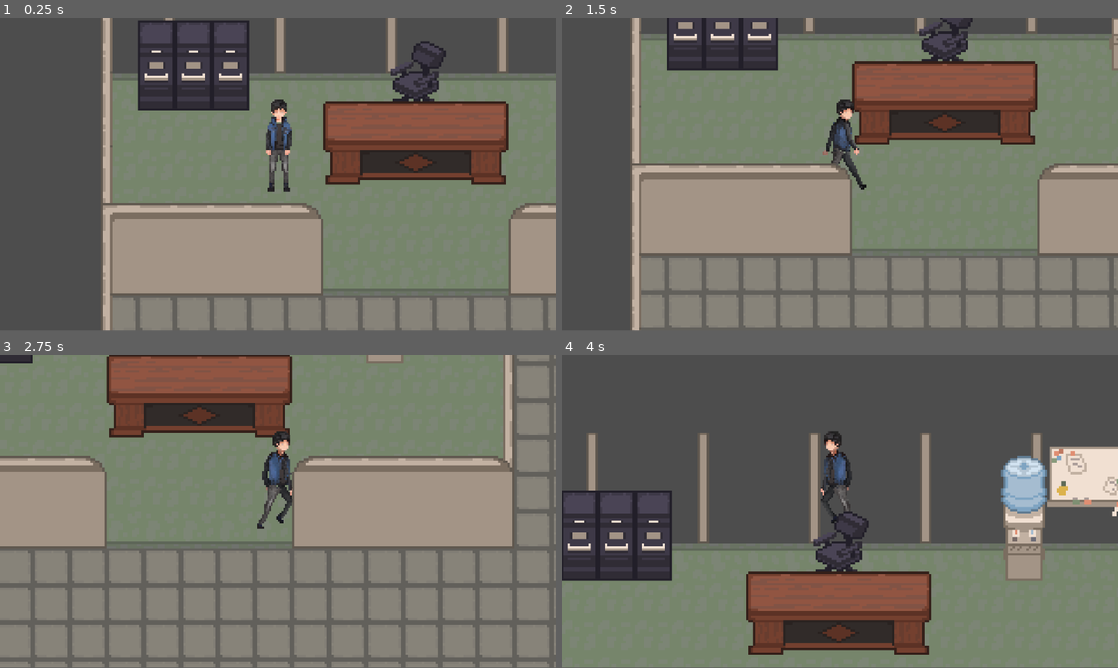
Above: before the commit, frames 1-4 (two rows, left to right).
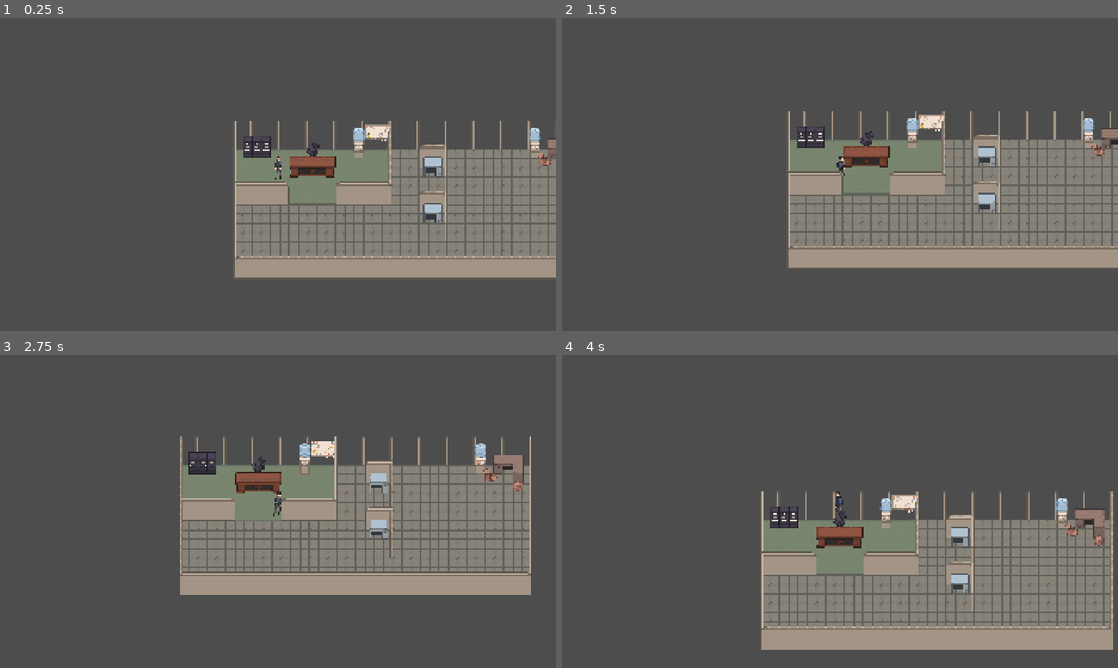
Above: after the commit, the same moments.

Repository: dh2650-overworked/Overworked
Game: Godot game, scene res://scenes/levels/office.tscn
Two runs of this game, one before a commit and one after it. Both use one fixed random seed, a clock stepped at 60 frames per second and the inputs below.
Inputs (mouse positions are in pixels of both pictures, inside the frame that each line leads up to):
- Up to frame 1 (0.25 s): no input
- Up to frame 2 (1.5 s): tap Enter at 0.5 s; move the mouse to (962, 158) at 0.52 s; hold D (move_right) 0.53-1.28 s; tap R at 0.6 s; move the mouse to (728, 190) at 1.27 s; hold S (move_back) from 1.28 s (still down); tap F at 1.35 s
- Up to frame 3 (2.75 s): move the mouse to (333, 442) at 2.02 s; release S (move_back) at 2.03 s; hold D (move_right) from 2.03 s (still down); tap T at 2.1 s
- Up to frame 4 (4 s): move the mouse to (812, 574) at 2.77 s; release D (move_right) at 2.78 s; hold W (move_forward) 2.78-3.53 s; tap R at 2.85 s; move the mouse to (1006, 558) at 3.52 s; hold A (move_left) from 3.53 s (still down); tap F at 3.6 s
In our replay, the window is 800x449 before the commit and 800x450 after it. These sizes can differ from the game's own. Grey fills any space a smaller window leaves; there, only what the larger window draws over its background counts as a difference.

The runs differ from the first frame. In frame 1, 56% of the frame differs, in the area x 18-100%, y 0-100%; in frame 2, 68%; in frame 3, 84%, in the area x 0-100%, y 0-100%; in frame 4, 45%.

Commit message:
fixed the issues #6

Diff:
--- a/project.godot
+++ b/project.godot
@@ -17,8 +17,8 @@
 
 [display]
 
-window/size/viewport_width=480
-window/size/viewport_height=270
+window/size/viewport_width=1920
+window/size/viewport_height=1080
 window/size/window_width_override=1280
 window/size/window_height_override=720
 window/stretch/mode="canvas_items"
--- /dev/null
+++ b/scenes/pc/DesktopPanel.gd
@@ -0,0 +1,21 @@
+extends Panel
+
+@onready var document_app: Button = $"Document app"
+@onready var document_window: Window = $"Document app/DocumentWindow"
+
+# Called when the node enters the scene tree for the first time.
+func _ready() -> void:
+	document_window.hide()
+
+
+# Called every frame. 'delta' is the elapsed time since the previous frame.
+func _process(delta: float) -> void:
+	pass
+
+
+func _on_document_window_close_requested() -> void:
+	document_window.hide()
+
+
+func _on_document_app_pressed() -> void:
+	document_window.show()
--- /dev/null
+++ b/scenes/pc/Document_app.gd
@@ -0,0 +1,11 @@
+extends Window
+
+
+# Called when the node enters the scene tree for the first time.
+func _ready() -> void:
+	pass # Replace with function body.
+
+
+# Called every frame. 'delta' is the elapsed time since the previous frame.
+func _process(delta: float) -> void:
+	pass
--- /dev/null
+++ b/scenes/pc/canvas_layer.gd
@@ -0,0 +1,6 @@
+extends CanvasLayer
+
+
+# Called when the node enters the scene tree for the first time.
+func _ready() -> void:
+	get_viewport().size = DisplayServer.screen_get_size()
--- /dev/null
+++ b/scenes/pc/document_window.gd
@@ -0,0 +1,34 @@
+extends Window
+
+
+var active_text = null
+var current_letter_index: int = -1
+
+
+func find_new_active_text(typed_character: String):
+	var prompt = $TextReport.get_prompt()
+	if prompt.substr(0,1) == typed_character:
+		active_text = $TextReport
+		current_letter_index = 1
+		active_text.set_next_character(current_letter_index)
+		print("New Text!")
+
+func _unhandled_input(event: InputEvent) -> void:
+	if event is InputEventKey and event.is_pressed():
+		var typed_event = event as InputEventKey
+		var key_typed = PackedByteArray([typed_event.unicode]).get_string_from_utf8()
+		print(key_typed)
+
+		if active_text == null:
+			find_new_active_text(key_typed)
+		else:
+			var prompt = active_text.get_prompt()
+			var next_character = prompt.substr(current_letter_index,1)
+			if key_typed == next_character:
+				print("you right")
+				current_letter_index += 1
+				active_text.set_next_character(current_letter_index)
+				if current_letter_index == prompt.length():
+					current_letter_index =-1
+			else:
+				print("incorrectly typed %s instead of %s" % [key_typed, next_character])
--- /dev/null
+++ b/scenes/pc/mouse.gd
@@ -0,0 +1,11 @@
+extends Sprite2D
+
+
+# Called when the node enters the scene tree for the first time.
+func _ready() -> void:
+	pass # Replace with function body.
+
+
+# Called every frame. 'delta' is the elapsed time since the previous frame.
+func _physics_process(delta: float) -> void:
+	global_position = lerp(global_position, get_global_mouse_position(), 16.5 *delta)
--- /dev/null
+++ b/scenes/pc/mouse_cursor.gd
@@ -0,0 +1,11 @@
+extends Sprite2D
+
+
+# Called when the node enters the scene tree for the first time.
+func _ready() -> void:
+	Input.set_mouse_mode(Input.MOUSE_MODE_HIDDEN)
+
+
+# Called every frame. 'delta' is the elapsed time since the previous frame.
+func _physics_process(delta: float) -> void:
+	global_position = lerp(global_position, get_global_mouse_position(), 16.5 *delta)
--- /dev/null
+++ b/scenes/pc/mouse_cursor.tscn
@@ -0,0 +1,95 @@
+[gd_scene format=3 uid="uid://bo5egueigev85"]
+
+[ext_resource type="Texture2D" uid="uid://ddsawxs0j3rki" path="res://Assets/desktop_start_logo_place_holder_hover.png" id="1_pwj4x"]
+[ext_resource type="Texture2D" uid="uid://c1wx05qdjxtha" path="res://Assets/desktop_start_logo_place_holder.png" id="2_a2vgd"]
+[ext_resource type="Texture2D" uid="uid://bj2dyhdlmur3r" path="res://Assets/8_white.png" id="3_wnbnb"]
+
+[sub_resource type="StyleBoxFlat" id="StyleBoxFlat_wsi6r"]
+
+[sub_resource type="StyleBoxTexture" id="StyleBoxTexture_0h78p"]
+texture_margin_left = 2.0
+texture_margin_top = 2.0
+texture_margin_right = 2.0
+texture_margin_bottom = 2.0
+
+[sub_resource type="StyleBoxTexture" id="StyleBoxTexture_2b4ws"]
+texture = ExtResource("1_pwj4x")
+
+[sub_resource type="StyleBoxTexture" id="StyleBoxTexture_53qcj"]
+
+[node name="PC_scene" type="Control" unique_id=1514691639]
+layout_mode = 3
+anchors_preset = 15
+anchor_right = 1.0
+anchor_bottom = 1.0
+grow_horizontal = 2
+grow_vertical = 2
+
+[node name="ColorRect" type="ColorRect" parent="." unique_id=451289161]
+layout_mode = 1
+anchors_preset = 15
+anchor_right = 1.0
+anchor_bottom = 1.0
+grow_horizontal = 2
+grow_vertical = 2
+color = Color(0.21568628, 0.47058824, 1, 1)
+
+[node name="Panel" type="Panel" parent="." unique_id=242645272]
+layout_mode = 1
+anchors_preset = 12
+anchor_top = 1.0
+anchor_right = 1.0
+anchor_bottom = 1.0
+offset_top = -60.0
+grow_horizontal = 2
+grow_vertical = 0
+theme_override_styles/panel = SubResource("StyleBoxFlat_wsi6r")
+
+[node name="Button" type="Button" parent="Panel" unique_id=51549926]
+layout_mode = 0
+offset_left = 336.0
+offset_top = 5.0
+offset_right = 392.0
+offset_bottom = 55.0
+theme_override_colors/font_color = Color(0, 0, 0, 1)
+theme_override_styles/normal = SubResource("StyleBoxTexture_0h78p")
+theme_override_styles/hover = SubResource("StyleBoxTexture_2b4ws")
+text = "Start"
+icon = ExtResource("2_a2vgd")
+
+[node name="Panel" type="Panel" parent="Panel" unique_id=243261286]
+layout_mode = 1
+anchors_preset = 3
+anchor_left = 1.0
+anchor_top = 1.0
+anchor_right = 1.0
+anchor_bottom = 1.0
+offset_left = -156.0
+offset_top = -50.0
+offset_right = -7.0
+offset_bottom = -8.0
+grow_horizontal = 0
+grow_vertical = 0
+theme_override_styles/panel = SubResource("StyleBoxTexture_53qcj")
+
+[node name="Label" type="Label" parent="Panel/Panel" unique_id=185551419]
+layout_mode = 1
+anchors_preset = 8
+anchor_left = 0.5
+anchor_top = 0.5
+anchor_right = 0.5
+anchor_bottom = 0.5
+offset_left = -20.0
+offset_top = -11.5
+offset_right = 20.0
+offset_bottom = 11.5
+grow_horizontal = 2
+grow_vertical = 2
+theme_override_colors/font_color = Color(0.06666667, 0.06666667, 0.06666667, 1)
+theme_override_font_sizes/font_size = 28
+text = "13:30"
+
+[node name="Sprite2D" type="Sprite2D" parent="." unique_id=794660348]
+z_index = 4096
+texture = ExtResource("3_wnbnb")
+offset = Vector2(6, 11)
--- /dev/null
+++ b/scenes/pc/node_2d.tscn
@@ -0,0 +1,3 @@
+[gd_scene format=3 uid="uid://d3ac6yufakl0y"]
+
+[node name="Node2D" type="Node2D" unique_id=1077248794]
--- /dev/null
+++ b/scenes/pc/pc_scene.gd
@@ -0,0 +1,27 @@
+extends Control
+
+@onready var mouse_cursor = load("uid://bj2dyhdlmur3r")
+var pc_mouse_pos:Vector2 = Vector2.ZERO
+# Called when the node enters the scene tree for the first time.
+func _ready() -> void:
+	anchor_left = 0.0
+	anchor_top = 0.0
+	anchor_right = 1.0
+	anchor_bottom = 1.0
+	offset_left = 0
+	offset_top = 0
+	offset_right = 0
+	offset_bottom = 0
+
+	# Load the texture from your sprite's texture
+	 # Set it as the custom cursor
+	Input.set_custom_mouse_cursor(mouse_cursor)
+
+
+# Called every frame. 'delta' is the elapsed time since the previous frame.
+func _process(delta: float) -> void:
+	pass
+
+
+func update_cursor_pos():
+	mouse_cursor.position = pc_mouse_pos
--- /dev/null
+++ b/scenes/pc/pc_scene.tscn
@@ -0,0 +1,190 @@
+[gd_scene format=3 uid="uid://dgku621g67xcf"]
+
+[ext_resource type="Script" uid="uid://mh8rywwor81" path="res://scenes/pc/pc_scene.gd" id="1_nf6t2"]
+[ext_resource type="Texture2D" uid="uid://chsvpi8ma8kok" path="res://assets/pc_assets/note.png" id="2_0h78p"]
+[ext_resource type="Texture2D" uid="uid://c4fxg5aoki2xv" path="res://assets/pc_assets/hover_effect.png" id="2_wsi6r"]
+[ext_resource type="Script" uid="uid://daj1flfo27h8h" path="res://scenes/pc/DesktopPanel.gd" id="3_rudg7"]
+[ext_resource type="Texture2D" uid="uid://cnf7g2eig3cm5" path="res://assets/pc_assets/Logo_idle.png" id="3_wsi6r"]
+[ext_resource type="Texture2D" uid="uid://bj2dyhdlmur3r" path="res://assets/pc_assets/8_white.png" id="4_2b4ws"]
+[ext_resource type="Script" uid="uid://cew37lw0u7r6a" path="res://scenes/pc/document_window.gd" id="6_nle26"]
+[ext_resource type="Texture2D" uid="uid://c02ls52tu7j50" path="res://assets/pc_assets/Document_bg_place_holder.png" id="7_kmvur"]
+[ext_resource type="Script" uid="uid://ne1euxo8wihp" path="res://scenes/pc/text_report.gd" id="8_khb6m"]
+
+[sub_resource type="StyleBoxTexture" id="StyleBoxTexture_6qbwl"]
+
+[sub_resource type="StyleBoxTexture" id="StyleBoxTexture_p0rpn"]
+
+[sub_resource type="StyleBoxTexture" id="StyleBoxTexture_c0lli"]
+texture = ExtResource("2_wsi6r")
+
+[sub_resource type="StyleBoxTexture" id="StyleBoxTexture_0qnic"]
+
+[sub_resource type="StyleBoxFlat" id="StyleBoxFlat_wsi6r"]
+
+[sub_resource type="StyleBoxTexture" id="StyleBoxTexture_err2h"]
+
+[sub_resource type="StyleBoxTexture" id="StyleBoxTexture_wsi6r"]
+
+[sub_resource type="StyleBoxTexture" id="StyleBoxTexture_2b4ws"]
+texture = ExtResource("2_wsi6r")
+
+[sub_resource type="StyleBoxTexture" id="StyleBoxTexture_53qcj"]
+
+[node name="PC_scene" type="Control" unique_id=1514691639]
+layout_mode = 3
+anchors_preset = 15
+anchor_right = 1.0
+anchor_bottom = 1.0
+grow_horizontal = 2
+grow_vertical = 2
+script = ExtResource("1_nf6t2")
+
+[node name="pc_background" type="ColorRect" parent="." unique_id=451289161]
+layout_mode = 1
+anchors_preset = 15
+anchor_right = 1.0
+anchor_bottom = 1.0
+grow_horizontal = 2
+grow_vertical = 2
+color = Color(0.21568628, 0.47058824, 1, 1)
+
+[node name="DesktopPanel" type="Panel" parent="." unique_id=152184024]
+layout_mode = 0
+offset_left = 2.0
+offset_top = -4.0
+offset_right = 3360.0
+offset_bottom = 1781.0
+theme_override_styles/panel = SubResource("StyleBoxTexture_6qbwl")
+script = ExtResource("3_rudg7")
+
+[node name="Document app" type="Button" parent="DesktopPanel" unique_id=982171993]
+layout_mode = 1
+anchors_preset = -1
+anchor_left = 1.572
+anchor_top = 0.25500003
+anchor_right = 1.572
+anchor_bottom = 0.25500003
+offset_left = -3459.776
+offset_top = -324.17505
+offset_right = -3372.776
+offset_bottom = -219.17505
+theme_override_styles/normal = SubResource("StyleBoxTexture_p0rpn")
+theme_override_styles/hover_pressed = SubResource("StyleBoxTexture_c0lli")
+icon = ExtResource("2_0h78p")
+flat = true
+icon_alignment = 1
+expand_icon = true
+
+[node name="DocTitle" type="Label" parent="DesktopPanel/Document app" unique_id=2087328144]
+layout_mode = 1
+anchors_preset = -1
+anchor_left = 0.28100002
+anchor_top = 0.753
+anchor_right = 0.28100002
+anchor_bottom = 0.753
+offset_left = -7.9680023
+offset_top = 2.9779968
+offset_right = 45.032
+offset_bottom = 25.977997
+grow_horizontal = 2
+grow_vertical = 0
+theme_override_font_sizes/font_size = 16
+text = "Doc"
+horizontal_alignment = 1
+vertical_alignment = 2
+
+[node name="DocumentWindow" type="Window" parent="DesktopPanel/Document app" unique_id=1487198734]
+oversampling_override = 1.0
+title = "Documents"
+initial_position = 1
+size = Vector2i(1280, 900)
+exclusive = true
+theme_override_styles/embedded_border = SubResource("StyleBoxTexture_0qnic")
+script = ExtResource("6_nle26")
+
+[node name="TextureRect" type="TextureRect" parent="DesktopPanel/Document app/DocumentWindow" unique_id=143351591]
+offset_right = 1282.0
+offset_bottom = 899.0
+texture = ExtResource("7_kmvur")
+
+[node name="TextReport" type="Node2D" parent="DesktopPanel/Document app/DocumentWindow" unique_id=74912274]
+script = ExtResource("8_khb6m")
+
+[node name="TypeText" type="RichTextLabel" parent="DesktopPanel/Document app/DocumentWindow/TextReport" unique_id=1062130218]
+offset_left = 360.0
+offset_top = 322.0
+offset_right = 1036.0
+offset_bottom = 811.0
+theme_override_colors/default_color = Color(0, 0, 0, 1)
+bbcode_enabled = true
+text = "I love working for this company! They are like a family to me. "
+scroll_active = false
+
+[node name="TaskbarPanel" type="Panel" parent="." unique_id=242645272]
+layout_mode = 0
+offset_top = 1021.0
+offset_right = 1920.0
+offset_bottom = 1079.0
+theme_override_styles/panel = SubResource("StyleBoxFlat_wsi6r")
+
+[node name="Start button" type="Button" parent="TaskbarPanel" unique_id=51549926]
+layout_mode = 0
+offset_left = 712.0
+offset_top = 6.0
+offset_right = 765.0
+offset_bottom = 48.0
+theme_override_colors/font_color = Color(0, 0, 0, 1)
+theme_override_colors/font_pressed_color = Color(0, 0, 0, 1)
+theme_override_colors/font_hover_color = Color(0, 0, 0, 1)
+theme_override_colors/font_hover_pressed_color = Color(0, 0, 0, 1)
+theme_override_font_sizes/font_size = 12
+theme_override_styles/normal = SubResource("StyleBoxTexture_err2h")
+theme_override_styles/pressed = SubResource("StyleBoxTexture_wsi6r")
+theme_override_styles/hover = SubResource("StyleBoxTexture_2b4ws")
+text = "
+"
+icon = ExtResource("3_wsi6r")
+icon_alignment = 1
+expand_icon = true
+
+[node name="TimePanel" type="Panel" parent="TaskbarPanel" unique_id=243261286]
+layout_mode = 1
+anchors_preset = 3
+anchor_left = 1.0
+anchor_top = 1.0
+anchor_right = 1.0
+anchor_bottom = 1.0
+offset_left = -156.0
+offset_top = -50.0
+offset_right = -7.0
+offset_bottom = -8.0
+grow_horizontal = 0
+grow_vertical = 0
+theme_override_styles/panel = SubResource("StyleBoxTexture_53qcj")
+
+[node name="Label" type="Label" parent="TaskbarPanel/TimePanel" unique_id=185551419]
+layout_mode = 1
+anchors_preset = 8
+anchor_left = 0.5
+anchor_top = 0.5
+anchor_right = 0.5
+anchor_bottom = 0.5
+offset_left = -20.0
+offset_top = -11.5
+offset_right = 20.0
+offset_bottom = 11.5
+grow_horizontal = 2
+grow_vertical = 2
+theme_override_colors/font_color = Color(0.06666667, 0.06666667, 0.06666667, 1)
+theme_override_font_sizes/font_size = 28
+text = "13:30"
+
+[node name="MouseCursor" type="Sprite2D" parent="." unique_id=287946108]
+visible = false
+top_level = true
+texture = ExtResource("4_2b4ws")
+offset = Vector2(6, 11)
+
+[connection signal="pressed" from="DesktopPanel/Document app" to="DesktopPanel" method="_on_document_app_pressed"]
+[connection signal="close_requested" from="DesktopPanel/Document app/DocumentWindow" to="." method="_on_document_window_close_requested"]
+[connection signal="close_requested" from="DesktopPanel/Document app/DocumentWindow" to="DesktopPanel" method="_on_document_window_close_requested"]
--- /dev/null
+++ b/scenes/pc/text_report.gd
@@ -0,0 +1,35 @@
+extends Node2D
+
+@export var green = Color("#639765")
+@export var red = Color("#a65455")
+@export var blue = Color("#4682b4")
+
+@onready var document_window: Window = $".."
+@onready var prompt: RichTextLabel = $TypeText
+@onready var prompt_text = prompt.text
+
+func get_prompt() -> String:
+	return prompt_text
+
+
+func set_next_character(next_character_index: int):
+	var green_text = get_bbcode_color_tag(green) + prompt_text.substr(0, next_character_index) + get_bbcode_end_color_tag()
+	var blue_text = get_bbcode_color_tag(blue) + prompt_text.substr(next_character_index, 1) + get_bbcode_end_color_tag()
+	var red_text = ""
+
+	if next_character_index != prompt_text.length():
+		red_text = get_bbcode_color_tag(red) + prompt_text.substr(next_character_index + 1, prompt_text.length() - next_character_index + 1) + get_bbcode_end_color_tag()
+
+	prompt.parse_bbcode(set_center_tags(green_text + blue_text + red_text))
+
+
+func set_center_tags(string_to_center: String):
+	return  string_to_center
+
+
+func get_bbcode_color_tag(color: Color) -> String:
+	return "[color=#" + color.to_html(false) + "]"
+
+
+func get_bbcode_end_color_tag() -> String:
+	return "[/color]"
Binary file added: assets/pc_assets/8_white.png
Not shown, added: assets/pc_assets/8_white.png.import
Binary file added: assets/pc_assets/8_white_cursor_hover.png
Not shown, added: assets/pc_assets/8_white_cursor_hover.png.import
Binary file added: assets/pc_assets/Desktop_logo.png
Not shown, added: assets/pc_assets/Desktop_logo.png.import
Binary file added: assets/pc_assets/Document_bg_place_holder.png
Not shown, added: assets/pc_assets/Document_bg_place_holder.png.import
Binary file added: assets/pc_assets/Logo_hover.aseprite
Binary file added: assets/pc_assets/Logo_idle.aseprite
Binary file added: assets/pc_assets/Logo_idle.png
Not shown, added: assets/pc_assets/Logo_idle.png.import
(and 12 more such lines)
